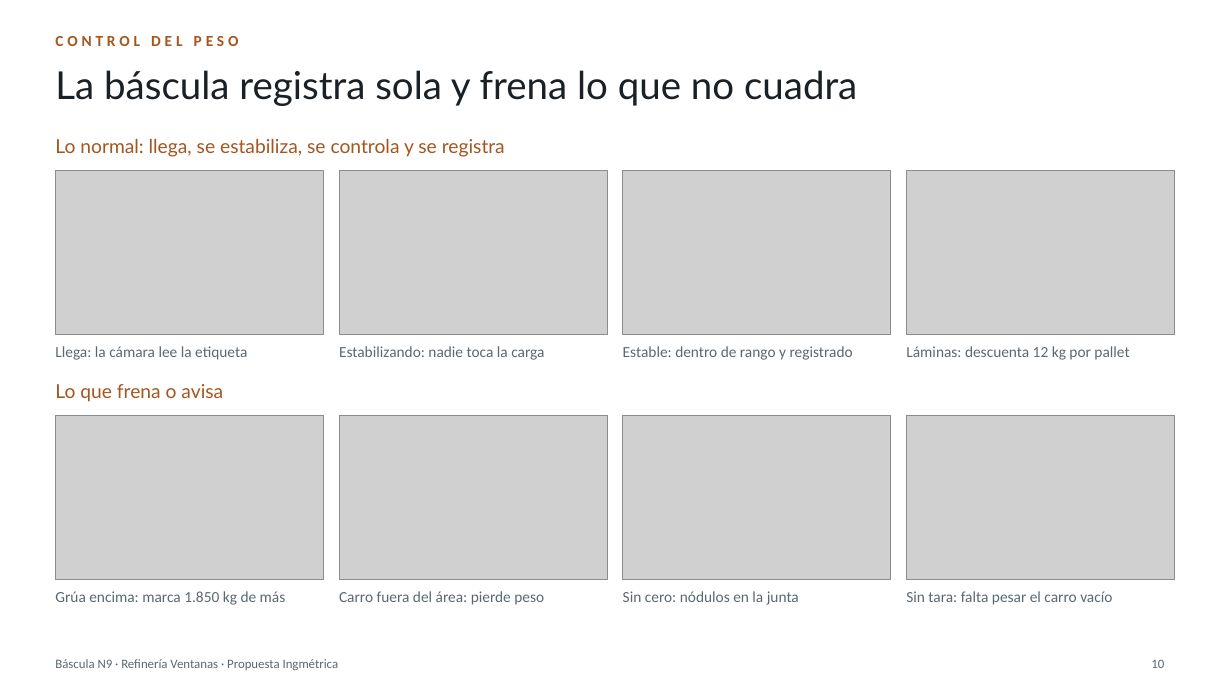
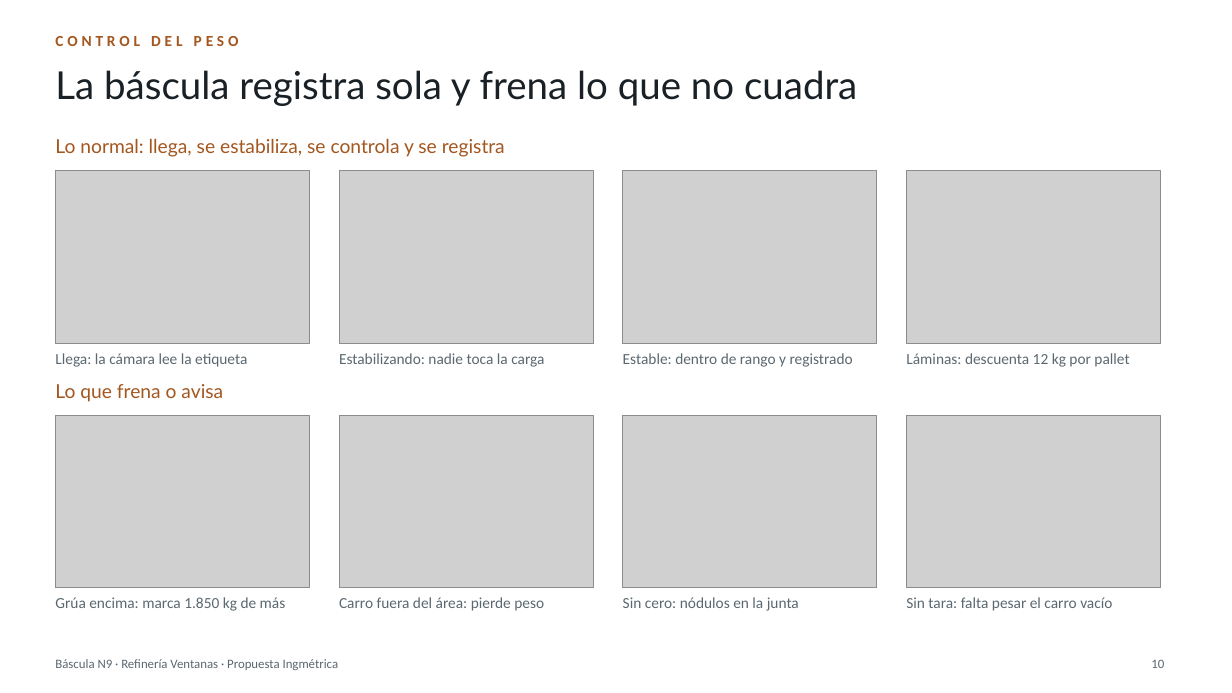
Before and after one commit to BortegaING/Codelco-Proyecto, a slide deck: slide 10 of presentacion/Bascula-N9-Ventanas.pptx. Drawn at 1232x693 pixels with LibreOffice and Linux fonts; fonts in the diff are those of the drawing; grey boxes stand for pictures. Boxes give left, top, right and bottom in pixels: in the first picture for what was removed or moved away, otherwise in the second. Text is boxed around its words. In the diff, an @@ line names an element or a change of style, - is before the commit and + after.

```diff
--- a/presentacion/Bascula-N9-Ventanas.pptx
+++ b/presentacion/Bascula-N9-Ventanas.pptx
@@ picture: place and size @@
-picture at [55, 171, 323, 335]
+picture at [55, 171, 310, 343]
@@ picture: place and size @@
-picture at [339, 171, 607, 335]
+picture at [339, 171, 593, 343]
@@ picture: place and size @@
-picture at [623, 171, 891, 335]
+picture at [623, 171, 877, 343]
@@ picture: place and size @@
-picture at [907, 171, 1175, 335]
+picture at [907, 171, 1161, 343]
@@ picture: place and size @@
-picture at [55, 416, 323, 579]
+picture at [55, 416, 310, 588]
@@ picture: place and size @@
-picture at [339, 416, 607, 579]
+picture at [339, 416, 593, 588]
@@ picture: place and size @@
-picture at [623, 416, 891, 579]
+picture at [623, 416, 877, 588]
@@ picture: place and size @@
-picture at [907, 416, 1175, 579]
+picture at [907, 416, 1161, 588]
@@ 8 texts: place and size @@
-8 texts at [55, 346, 1129, 605]
+8 texts at [55, 353, 1129, 611]
```
Also in this commit, not shown: 1 other slide changed, 18 other files.
